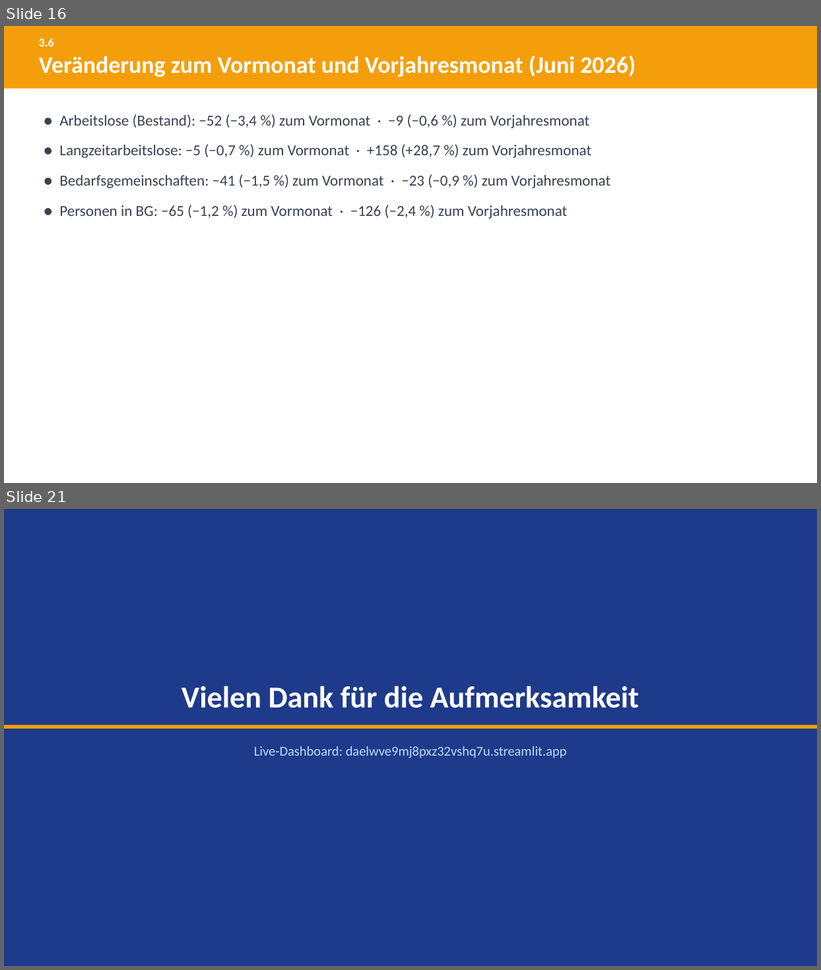
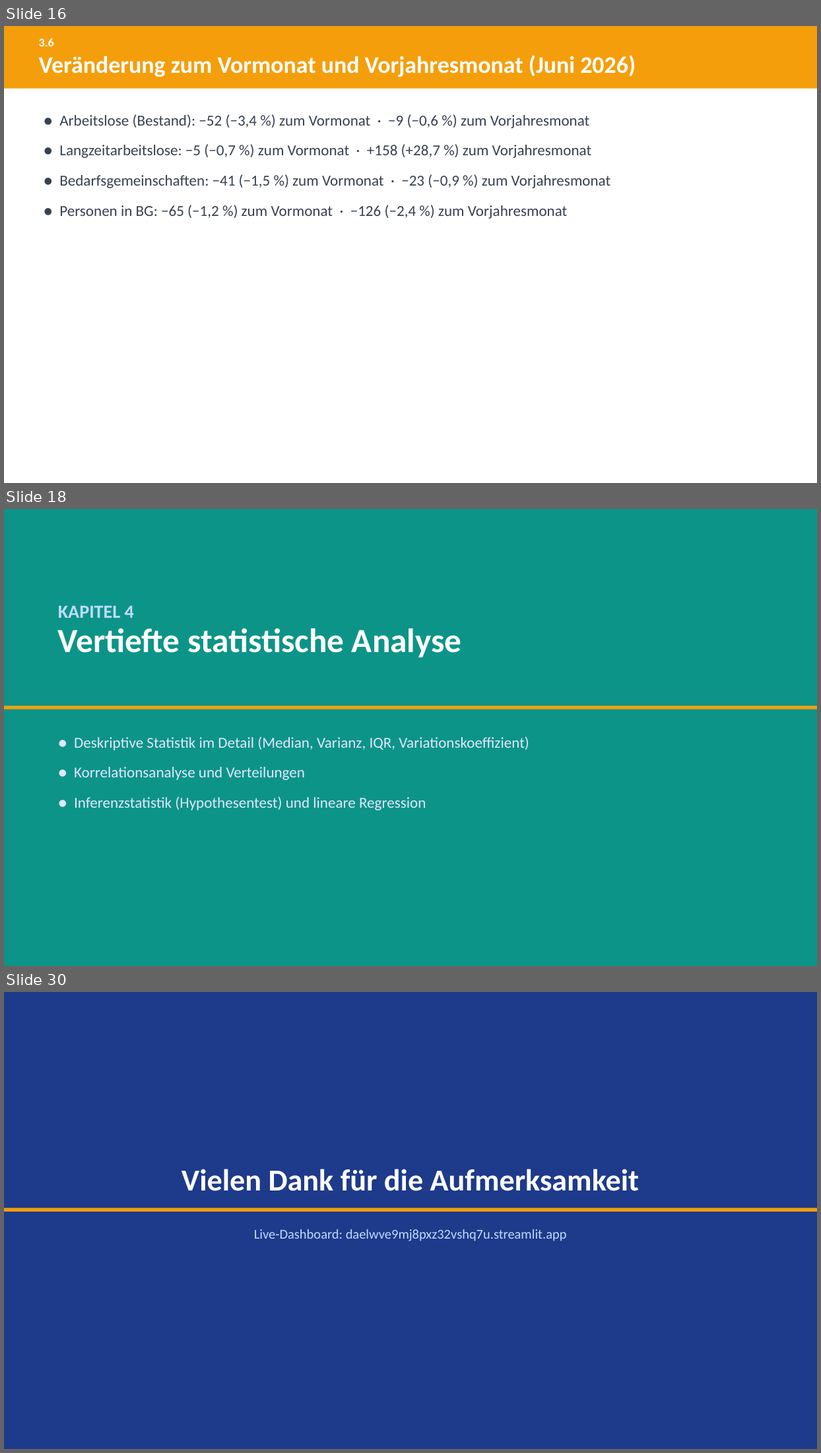
Before and after one commit to eufunk/arbeitsmarkt-regensburg, a slide deck: Dok/Projektpraesentation.pptx. Shown one above the other, each under a label of ours: slides 16 and 21 before the commit, slides 16, 18 and 30 after it; the slides between them are not shown. The pictures are 821x970 and 821x1453 pixels, drawn with LibreOffice and Linux fonts; fonts in the diff are those of the drawing. Boxes give left, top, right and bottom in pixels: in the first picture for what was removed or moved away, otherwise in the second. Text is boxed around its words. In the diff, an @@ line names an element or a change of style, - is before the commit and + after.

```diff
--- a/Dok/Projektpraesentation.pptx
+++ b/Dok/Projektpraesentation.pptx
@@ slide 18 added at (x1=4, y1=509, x2=817, y2=966), background #0D9488 @@
@@ text added at (x1=58, y1=605, x2=134, y2=618), 22 pt, text #BFDBFE, bold @@
+KAPITEL 4
@@ text added at (x1=58, y1=628, x2=462, y2=657), 40 pt, text #FFFFFF, bold @@
+Vertiefte statistische Analyse
@@ rectangle added at (x1=4, y1=706, x2=817, y2=710), fill #F59E0B @@
@@ text added at (x1=74, y1=737, x2=529, y2=811), 18 pt, text #E0E7FF @@
+● Deskriptive Statistik im Detail (Median, Varianz, IQR, Variationskoeffizient)
+● Korrelationsanalyse und Verteilungen
+● Inferenzstatistik (Hypothesentest) und lineare Regression
@@ what was slide 21 is now slide 30 @@
```
Also in this commit, not shown: 11 slides changed, 8 other slides added, 21 other files.
